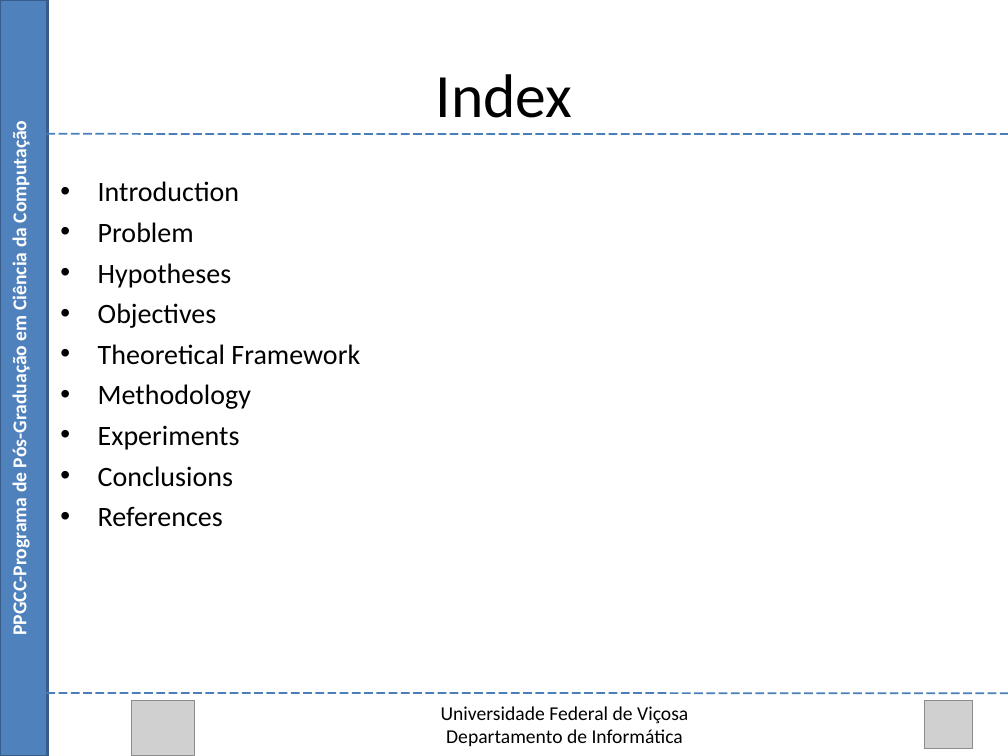
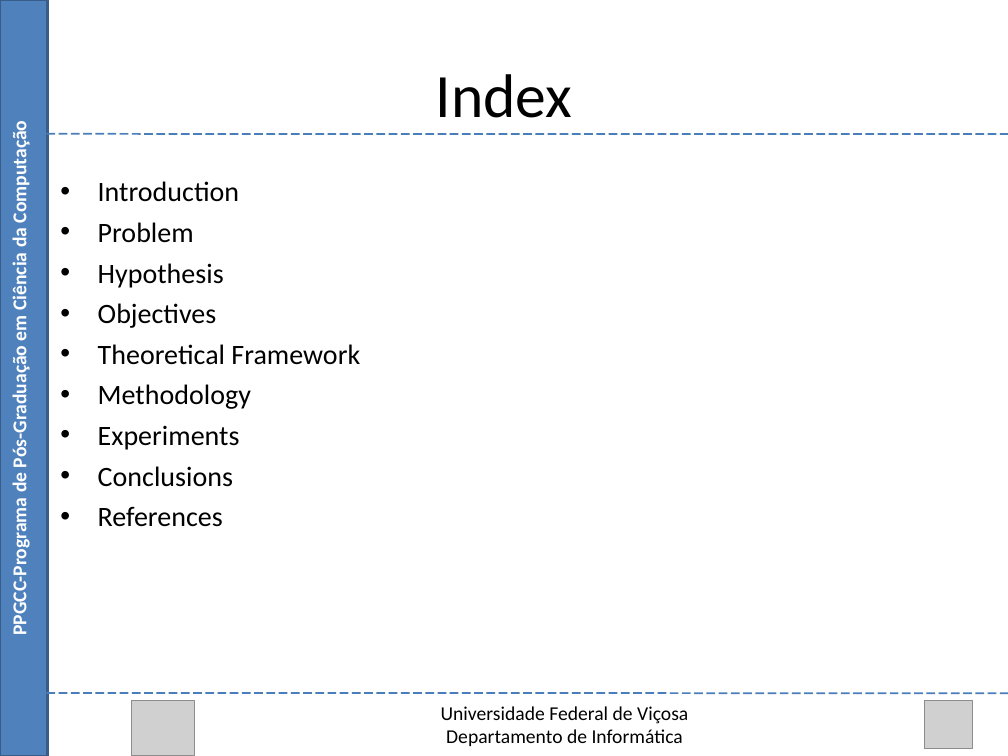
Before and after one commit to Marvinsky/research-marvin, a slide deck: slide 2 of latex/odp/selection heuristics.odp. Drawn at 1008x756 pixels with LibreOffice and Linux fonts; fonts in the diff are those of the drawing; grey boxes stand for pictures. Boxes give left, top, right and bottom in pixels: in the first picture for what was removed or moved away, otherwise in the second. Text is boxed around its words. In the diff, an @@ line names an element or a change of style, - is before the commit and + after.

```diff
--- a/latex/odp/selection heuristics.odp
+++ b/latex/odp/selection heuristics.odp
@@ text at [98,263,224,288]: text changed @@
-• Hypotheses
+• Hypothesis
```
Also in this commit, not shown: 1 other slide changed.
